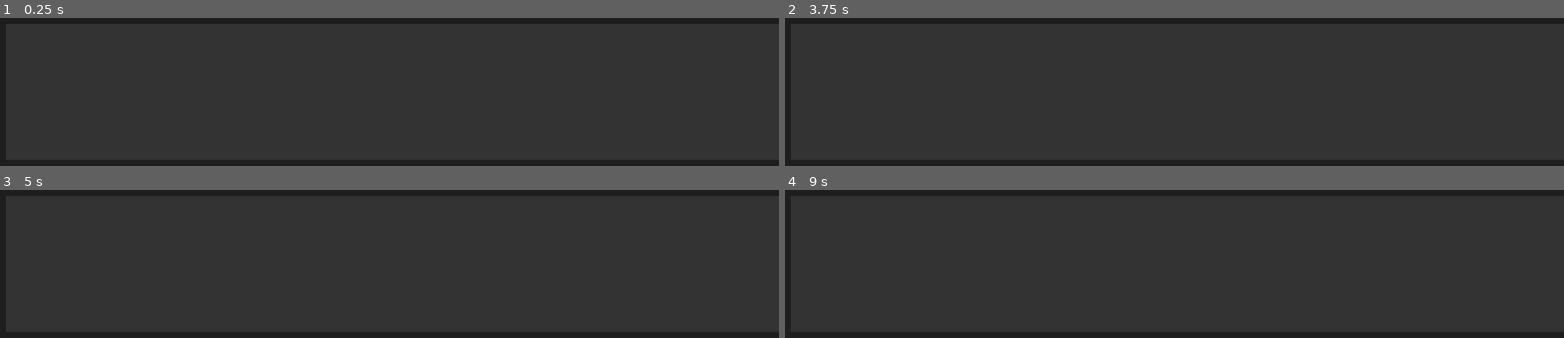
Above: before the commit, frames 1-4 (two rows, left to right).
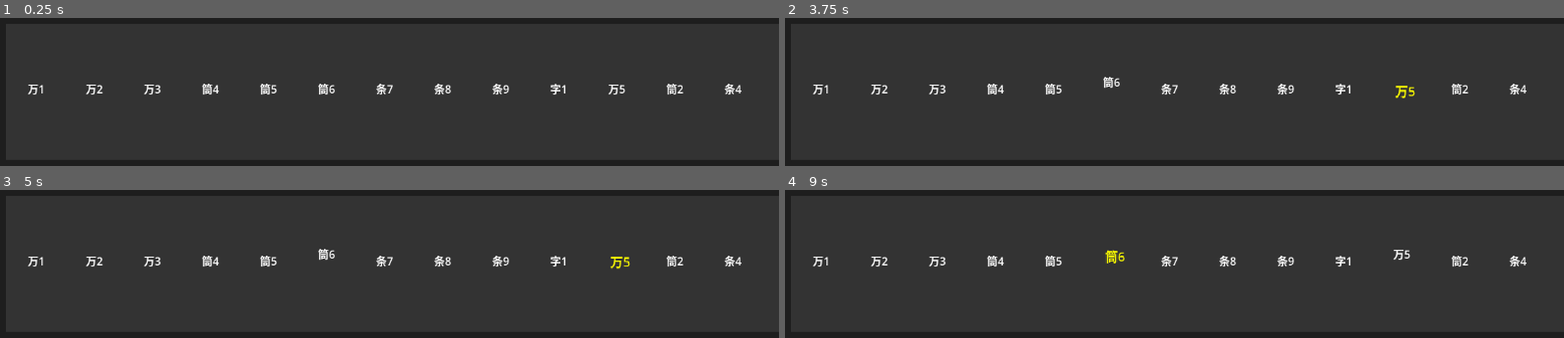
Above: after the commit, the same moments.

Repository: azhongxiansheng/mahjong-game
Game: Godot game, scene res://scenes/main.tscn
Same seed, same stepped clock (60 frames per second), same inputs: the game is played once before the commit and once after it.
Inputs (mouse positions are in pixels of both pictures, inside the frame that each line leads up to):
- Up to frame 1 (0.25 s): no input
- Up to frame 2 (3.75 s): tap Enter at 0.5, 2, 3.5 s; move the mouse to (outside the picture) at 0.52 s; hold P 0.53-1.28 s; click (outside the picture) at 0.67 s; tap Space at 1.25, 2.75 s; move the mouse to (outside the picture) at 1.27 s; tap H at 1.35 s; click (outside the picture) at 1.42 s; move the mouse to (outside the picture) at 2.02 s; hold E 2.03-2.78 s; click (outside the picture) at 2.17 s; move the mouse to (1127, 60) at 2.77 s; tap P at 2.85 s; click (1127, 60) at 2.92 s; move the mouse to (1408, 38) at 3.52 s; hold H from 3.53 s (still down); click (1408, 38) at 3.67 s
- Up to frame 3 (5 s): tap Space at 4.25 s; move the mouse to (outside the picture) at 4.27 s; release H at 4.28 s; tap E at 4.35 s; click (outside the picture) at 4.42 s
- Up to frame 4 (9 s): move the mouse to (outside the picture) at 5.02 s; hold P 5.03-5.78 s; click (outside the picture) at 5.17 s; move the mouse to (outside the picture) at 5.77 s; tap H at 5.85 s; click (outside the picture) at 5.92 s; move the mouse to (outside the picture) at 6.52 s; hold E 6.53-7.28 s; click (outside the picture) at 6.67 s; move the mouse to (outside the picture) at 7.27 s; tap P at 7.35 s; click (outside the picture) at 7.42 s; move the mouse to (outside the picture) at 8.02 s; hold H 8.03-8.78 s; click (outside the picture) at 8.17 s; move the mouse to (1127, 232) at 8.77 s; tap E at 8.85 s; click (1127, 232) at 8.92 s

The runs differ from the first frame. In frame 1, 1.2% of the frame differs, in the area x 3-96%, y 44-52%; in frame 2, 1.3%; in frame 3, 1.3%; in frame 4, 1.3%, in the area x 3-96%, y 40-52%.
Error before the commit: Invalid assignment of property or key 'alignment' with value of type 'int' on a base object of type 'Label'. (res://scripts/game_ui.gd:58)

Commit message:
Fix Label alignment bug

Diff:
--- a/godot/scripts/game_integration.gd
+++ b/godot/scripts/game_integration.gd
@@ -121,7 +121,7 @@
 			var y_pos = 420
 			card_label.position = Vector2(x_pos, y_pos)
 			card_label.custom_minimum_size = Vector2(70, 150)
-			card_label.alignment = HORIZONTAL_ALIGNMENT_CENTER
+			card_label.horizontal_alignment = HORIZONTAL_ALIGNMENT_CENTER
 			card_label.vertical_alignment = VERTICAL_ALIGNMENT_CENTER
 			card_label.mouse_filter = Control.MOUSE_FILTER_STOP
 
--- a/godot/scripts/game_ui.gd
+++ b/godot/scripts/game_ui.gd
@@ -55,7 +55,7 @@
 		var y_pos = 420
 		card_label.position = Vector2(x_pos, y_pos)
 		card_label.custom_minimum_size = Vector2(70, 150)
-		card_label.alignment = HORIZONTAL_ALIGNMENT_CENTER
+		card_label.horizontal_alignment = HORIZONTAL_ALIGNMENT_CENTER
 		card_label.vertical_alignment = VERTICAL_ALIGNMENT_CENTER
 
 		# 鼠标检测
